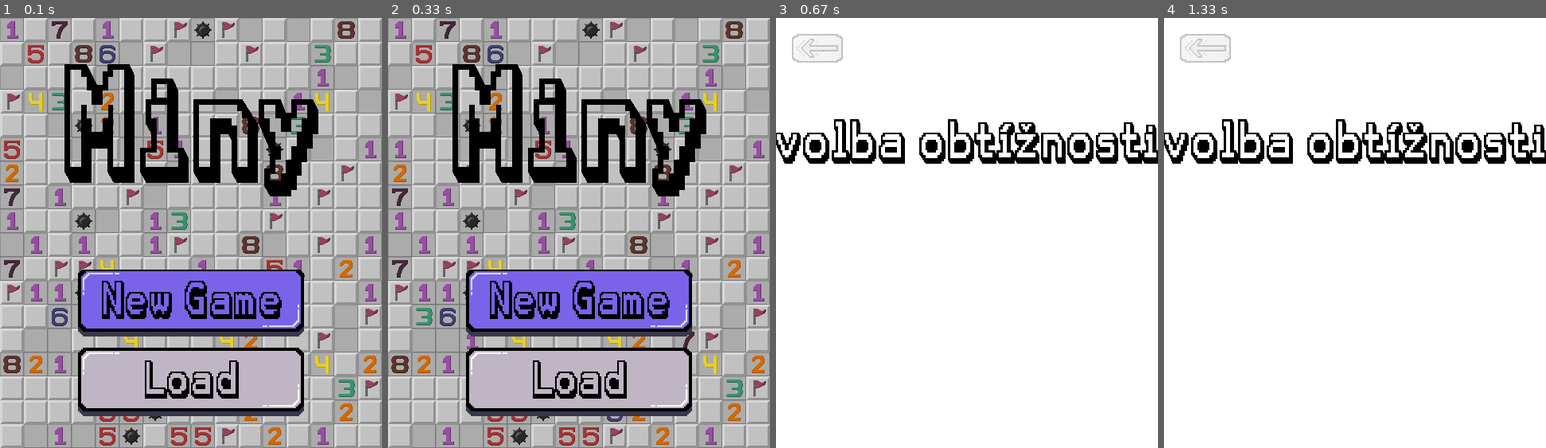
Above: before the commit, frames 1-4 (left to right).
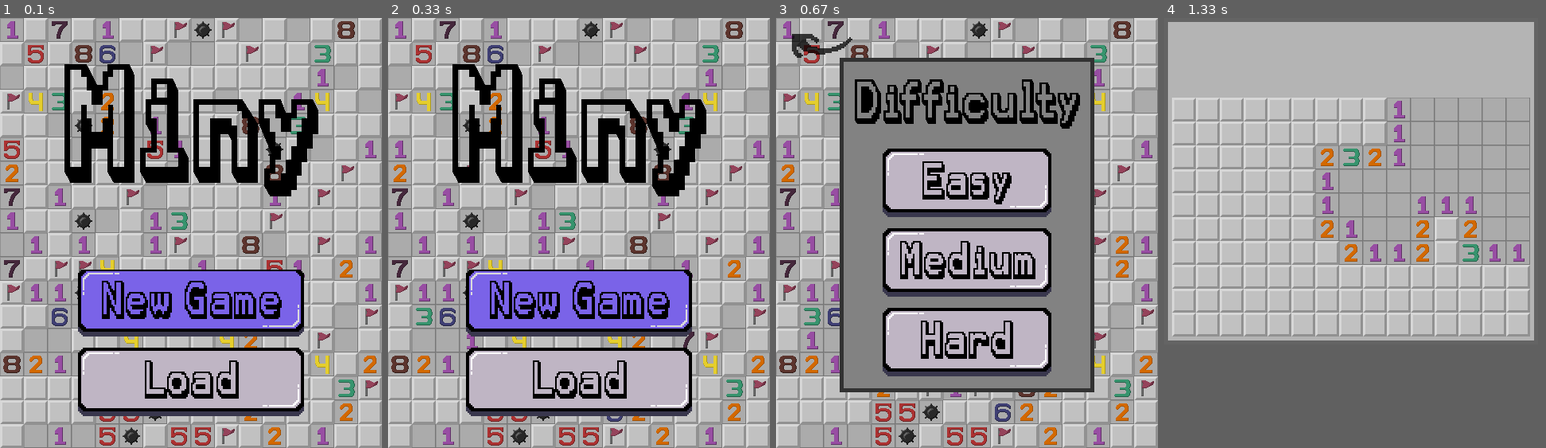
Above: after the commit, the same moments.

Repository: ctu-pjin/2024-i-hra-miny
Game: pygame game, started from pygame_part.py
Two runs of this game, one before a commit and one after it. Both use one fixed random seed, a clock stepped at 60 frames per second and the inputs below.
Inputs (mouse positions are in pixels of both pictures, inside the frame that each line leads up to):
- Up to frame 1 (0.1 s): no input
- Up to frame 2 (0.33 s): no input
- Up to frame 3 (0.67 s): press the mouse at (967, 306) at 0.37 s; move the mouse to (905, 319) at 0.47 s; release the mouse at (848, 336) at 0.6 s
- Up to frame 4 (1.33 s): press the mouse at (1355, 185) at 0.7 s; move the mouse to (1316, 129) at 0.8 s; release the mouse at (1278, 78) at 0.93 s
In our replay, in frame 4 the window is 480x540 before the commit and 470x410 after it. These sizes can differ from the game's own. Grey fills any space a smaller window leaves; there, only what the larger window draws over its background counts as a difference.

Frames 1-2 are identical in both runs. In frame 3, 99% of the frame differs, in the area x 0-100%, y 0-100%; in frame 4, 74%.

Commit message:
Propojení buttons s funkcionalitou

Diff:
--- a/pole_funkce.py
+++ b/pole_funkce.py
@@ -5,6 +5,8 @@
 dr = [-1, 1, 0, 0, -1, -1, 1, 1]
 dc = [0, 0, -1, 1, -1, 1, -1, 1]
 queue = []
+
+pg.init()
 
 def neighbours(row , column, field, bool_field): # variace na BFS
     global dr, dc, queue
@@ -33,8 +35,13 @@
 def random_mine(width, height):
     return rand.randint(0,height-1), rand.randint(0,width-1)
 
+def pre_start(width, height, pocet_min):
+    ...
+
 def field_description(width, height, mines):
-    xy = pg.mouse.get_pos()
+    if pg.MOUSEBUTTONDOWN:
+        if pg.mouse.get_pressed()[0]:
+            xy = pg.mouse.get_pos()
     starting_row, starting_column = click(xy[0], xy[1])
     while True:
         field = np.zeros((height, width), dtype=int)
@@ -73,8 +80,5 @@
     return row, column
 
 def start(width, height, mines): # prozatimní
-    field, bool_field = field_description(width, height, mines)
-
-
-
-start(10,10,10)
+    field, bool_field, mines_position = field_description(width, height, mines)
+    return field, bool_field
--- a/pygame_part.py
+++ b/pygame_part.py
@@ -4,7 +4,7 @@
 from random import choice, randint
 import os
 import math
-
+import pole_funkce
 
 # Initialize Pygame
 os.environ['SDL_VIDEO_CENTERED'] = '1' # Centers the screen on the display
@@ -13,7 +13,12 @@
 pygame.init()
 
 screen_width, screen_height = 480, 540
-screen = pygame.display.set_mode((screen_width, screen_height))
+
+MENU_SCREEN_DIMENSIONS = (480, 540)
+GAME_SCREEN_DIMENSIONS = (1024, 768)
+
+
+screen = pygame.display.set_mode(MENU_SCREEN_DIMENSIONS)
 buffer_surface = pygame.Surface((screen_width, screen_height))
 
 
@@ -22,8 +27,14 @@
 new_game_surf_on = pygame.image.load("surfaces/new_game_button_on.png").convert_alpha()
 load_surf_off = pygame.image.load("surfaces/load_button_off.png").convert_alpha()
 load_surf_on = pygame.image.load("surfaces/load_button_on.png").convert_alpha()
-back_arrow_surf_on = pygame.image.load("surfaces/back_arrow_pressed_200.png").convert_alpha()
-back_arrow_surf_off = pygame.image.load("surfaces/back_arrow_200.png").convert_alpha()
+back_arrow_surf_on = pygame.image.load("surfaces/back_arrow_flow_on.png").convert_alpha()
+back_arrow_surf_off = pygame.image.load("surfaces/back_arrow_flow_off.png").convert_alpha()
+easy_surf_on  = pygame.image.load("surfaces/easy_button_on.png").convert_alpha()
+easy_surf_off  = pygame.image.load("surfaces/easy_button_off.png").convert_alpha()
+medium_surf_on  = pygame.image.load("surfaces/medium_button_on.png").convert_alpha()
+medium_surf_off  = pygame.image.load("surfaces/medium_button_off.png").convert_alpha()
+hard_surf_on  = pygame.image.load("surfaces/hard_button_on.png").convert_alpha()
+hard_surf_off  = pygame.image.load("surfaces/hard_button_off.png").convert_alpha()
 box_surf = pygame.image.load("mines/box.png").convert()
 one_surf = pygame.image.load("mines/one.png").convert()
 two_surf = pygame.image.load("mines/two.png").convert()
@@ -80,6 +91,12 @@
 new_game_rect_on = new_game_surf_on.get_rect(midbottom=(screen_width/2, 400))
 load_rect_off = load_surf_off.get_rect(midbottom=(screen_width/2, 500))
 load_rect_on = load_surf_on.get_rect(midbottom=(screen_width/2, 500))
+easy_rect_on = easy_surf_on.get_rect(midbottom=(screen_width/2, 250))
+easy_rect_off = easy_surf_off.get_rect(midbottom=(screen_width/2, 250))
+medium_rect_on = medium_surf_on.get_rect(midbottom=(screen_width/2, 350))
+medium_rect_off = medium_surf_off.get_rect(midbottom=(screen_width/2, 350))
+hard_rect_on = hard_surf_on.get_rect(midbottom=(screen_width/2, 450))
+hard_rect_off = hard_surf_off.get_rect(midbottom=(screen_width/2, 450))
 back_arrow_rect = back_arrow_surf_off.get_rect(topleft = (20, 20))
 
 
@@ -91,50 +108,57 @@
 # Part for loading texts
 text_miny_surf = karma_font_160.render("Miny", False, "Black")
 text_miny_rect = text_miny_surf.get_rect(midtop=(screen_width/2, 40))
-text_to_delete_new_game_surf = karma_font_60.render("volba obtížnosti", False, "Black")
-text_to_delete_new_game_rect = text_to_delete_new_game_surf.get_rect(midtop=(screen_width/2, 120))
+text_difficulty_surf = karma_font_60.render("Difficulty", False, "Black")
+text_difficulty_rect = text_difficulty_surf.get_rect(midtop=(screen_width/2, 70))
+
+
 
 
 clock = pygame.time.Clock()
 mine_field = random_mine_screen_generation(screen_width, screen_height)
 draw_to_buffer(buffer_surface, mine_field)
 
+
 def plot_bool_field(bool_field, field, cell_size = 30): # minefield plotting
     dw = 10
     dh = 100
-    for i in field:
-        for j in field[i]:
-            match bool_field[i,j]:
+    for row in range(len(field)):
+        for col in range(len(field[row])):
+            match bool_field[row,col]:
                 case 0:
-                    screen.blit(box_surf, (i*cell_size+dh, j*cell_size+dw))
+                    screen.blit(box_surf, (col*cell_size+dw, row*cell_size+dh))
                 case 1:
-                    match field[i,j]:
+                    match field[row,col]:
+                        case 0:
+                            screen.blit(null_surf, (col*cell_size+dw, row*cell_size+dh))
                         case 1:
-                            screen.blit(one_surf, (i*cell_size+dh, j*cell_size+dw))
+                            screen.blit(one_surf, (col*cell_size+dw, row*cell_size+dh))
                         case 2:
-                            screen.blit(two_surf, (i*cell_size+dh, j*cell_size+dw))
+                            screen.blit(two_surf, (col*cell_size+dw, row*cell_size+dh))
                         case 3:
-                            screen.blit(three_surf, (i*cell_size+dh, j*cell_size+dw))
+                            screen.blit(three_surf, (col*cell_size+dw, row*cell_size+dh))
                         case 4:
-                            screen.blit(four_surf, (i*cell_size+dh, j*cell_size+dw))
+                            screen.blit(four_surf, (col*cell_size+dw, row*cell_size+dh))
                         case 5:
-                            screen.blit(five_surf, (i*cell_size+dh, j*cell_size+dw))
+                            screen.blit(five_surf, (col*cell_size+dw, row*cell_size+dh))
                         case 6:
-                            screen.blit(six_surf, (i*cell_size+dh, j*cell_size+dw))
+                            screen.blit(six_surf, (col*cell_size+dw, row*cell_size+dh))
                         case 7:
-                            screen.blit(seven_surf, (i*cell_size+dh, j*cell_size+dw))
+                            screen.blit(seven_surf, (col*cell_size+dw, row*cell_size+dh))
                         case 8:
-                            screen.blit(eight_surf, (i*cell_size+dh, j*cell_size+dw))
+                            screen.blit(eight_surf, (col*cell_size+dw, row*cell_size+dh))
                         case 9:
-                            screen.blit(mine_surf, (i*cell_size+dh, j*cell_size+dw))
+                            screen.blit(mine_surf, (col*cell_size+dw, row*cell_size+dh))
                 case 2:
-                    screen.blit(flag_surf, (i*cell_size+dh, j*cell_size+dw))
+                    screen.blit(flag_surf, (col*cell_size+dw, row*cell_size+dh))
 
 
 def main():
     it = 0
     menu = True
     new_game_menu = False
+    game = False
+    global screen
     while True:
         for event in pygame.event.get(): # All events are written in this for loop
             if event.type == pygame.QUIT:
@@ -144,12 +168,22 @@
                 if event.type == pygame.MOUSEBUTTONDOWN:
                     if pygame.mouse.get_pressed()[0]:
                         if new_game_rect_on.collidepoint(pygame.mouse.get_pos()):
+                            screen = pygame.display.set_mode(MENU_SCREEN_DIMENSIONS)
                             new_game_menu = True
                             menu = False
             if new_game_menu:
                 if event.type == pygame.MOUSEBUTTONDOWN:
                     if pygame.mouse.get_pressed()[0]:
-                        if back_arrow_rect.collidepoint(pygame.mouse.get_pos()):
+                        if easy_rect_on.collidepoint(pygame.mouse.get_pos()):
+                            width, height, pocet_min = 15, 10, 20
+                            screen = pygame.display.set_mode((width*30+20, height*30 + 110))
+                            new_game_menu = False
+                            game = True
+                            if pygame.MOUSEBUTTONUP:
+                                if pygame.mouse.get_pressed()[0]:
+                                    field, bool_field = pole_funkce.start(width, height, pocet_min)
+                        elif back_arrow_rect.collidepoint(pygame.mouse.get_pos()):
+                            screen = pygame.display.set_mode(MENU_SCREEN_DIMENSIONS)
                             menu = True
                             new_game_menu = False
         # This part is for drawing pictures on the screen
@@ -170,13 +204,32 @@
             screen.blit(text_miny_surf,text_miny_rect)
 
         if new_game_menu: # this is drawn, while new game menu is active
-            screen.fill((255, 255, 255))
-            screen.blit(text_to_delete_new_game_surf, text_to_delete_new_game_rect)
+            screen.fill((200, 200, 200))
+            update_cell(buffer_surface, mine_field)
+            screen.blit(buffer_surface, (0, 0))
+            pygame.draw.rect(screen, (50, 50, 50), (screen_width/2-160, 50, 320, 420))
+            pygame.draw.rect(screen, (130, 130, 130), (screen_width/2-155, 55, 310, 410))
+            screen.blit(text_difficulty_surf, text_difficulty_rect)
+            if easy_rect_on.collidepoint(pygame.mouse.get_pos()):
+                screen.blit(easy_surf_on, easy_rect_on)
+            else:
+                screen.blit(easy_surf_off, easy_rect_off)
+            if medium_rect_on.collidepoint(pygame.mouse.get_pos()):
+                screen.blit(medium_surf_on, medium_rect_on)
+            else:
+                screen.blit(medium_surf_off, medium_rect_off)
+            if hard_rect_on.collidepoint(pygame.mouse.get_pos()):
+                screen.blit(hard_surf_on, hard_rect_on)
+            else:
+                screen.blit(hard_surf_off, hard_rect_off)
             if back_arrow_rect.collidepoint(pygame.mouse.get_pos()):
                 screen.blit(back_arrow_surf_on, back_arrow_rect)
             else:
                 screen.blit(back_arrow_surf_off, back_arrow_rect)
-
+        if game:
+            screen.fill((100, 100, 100))
+            pygame.draw.rect(screen, (180, 180, 180), (5, 5, width*30+10, height*30+100))
+            plot_bool_field(bool_field, field)
 
         pygame.display.flip()
         clock.tick(60) # Limits the game to 60 fps, better for slower CPU
